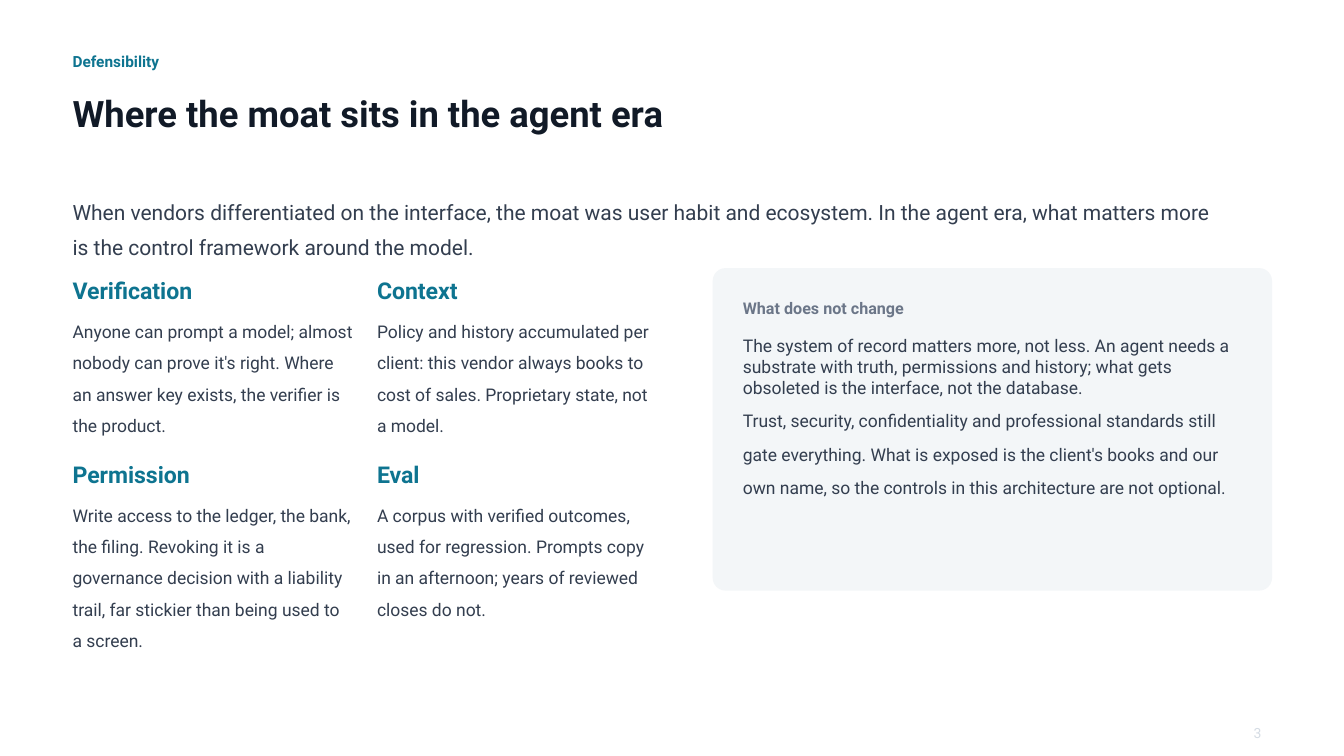
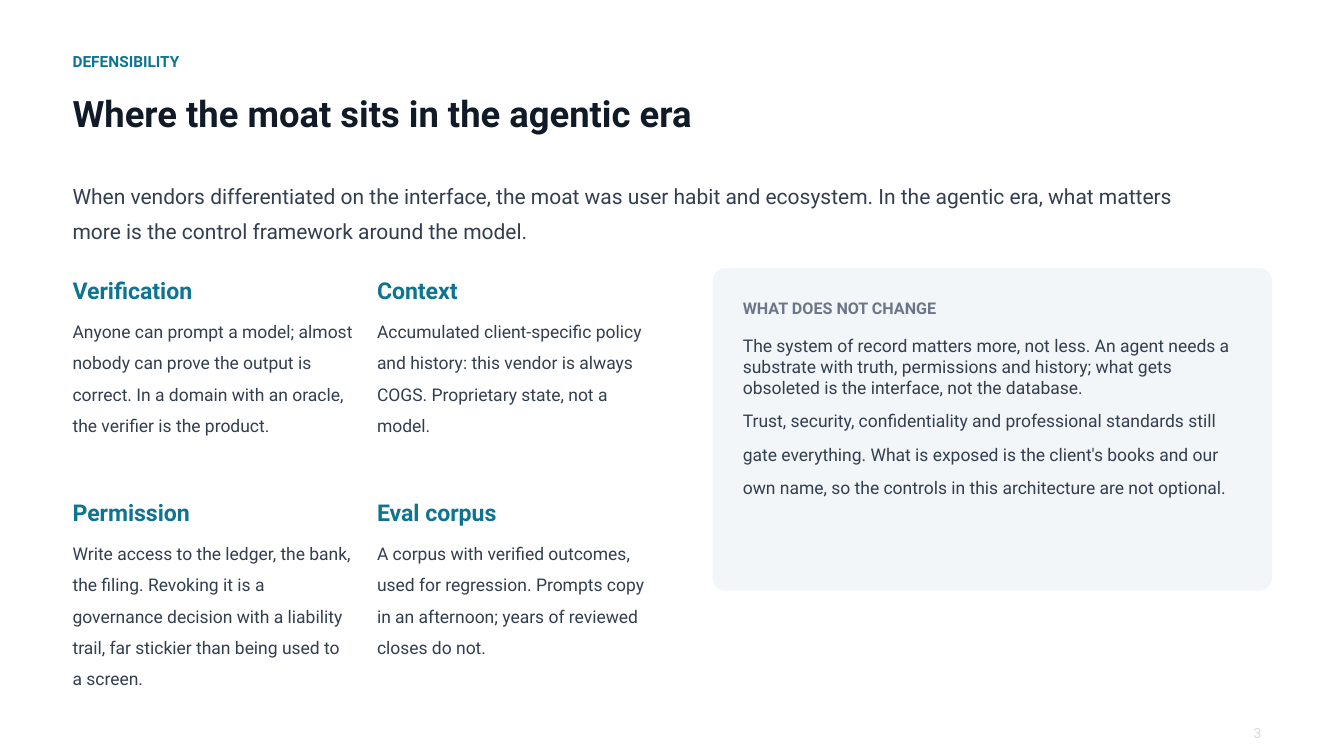
Before and after one commit to cllu/aimi-accounting-software-proposal, a slide deck: slide 4 of agent-native-accounting-deck.pptx. Drawn at 1344x756 pixels with LibreOffice and Linux fonts; fonts in the diff are those of the drawing. Boxes give left, top, right and bottom in pixels: in the first picture for what was removed or moved away, otherwise in the second. Text is boxed around its words. In the diff, an @@ line names an element or a change of style, - is before the commit and + after.

Commit message:
Update wording

```diff
--- a/agent-native-accounting-deck.pptx
+++ b/agent-native-accounting-deck.pptx
@@ text at [73, 56, 180, 67]: text changed @@
-Defensibility
+DEFENSIBILITY
@@ text at [73, 99, 692, 135]: text changed @@
-Where the moat sits in the agent era
+Where the moat sits in the agentic era
@@ text at [73, 188, 1172, 239]: text changed @@
-When vendors differentiated on the interface, the moat was user habit and ecosystem. In the agent era, what matters more is the control framework around the model.
+When vendors differentiated on the interface, the moat was user habit and ecosystem. In the agentic era, what matters more is the control framework around the model.
@@ text at [73, 325, 353, 436]: text changed @@
-Anyone can prompt a model; almost nobody can prove it's right. Where an answer key exists, the verifier is the product.
+Anyone can prompt a model; almost nobody can prove the output is correct. In a domain with an oracle, the verifier is the product.
@@ text at [377, 324, 642, 405]: text changed @@
-Policy and history accumulated per client: this vendor always books to cost of sales. Proprietary state, not a model.
+Accumulated client-specific policy and history: this vendor is always COGS. Proprietary state, not a model.
@@ text at [743, 302, 936, 314]: text changed @@
-What does not change
+WHAT DOES NOT CHANGE
@@ text at [377, 503, 496, 526]: text changed @@
-Eval
+Eval corpus
@@ 3 texts: place and size @@
-3 texts at [73, 466, 644, 647]
+3 texts at [73, 504, 644, 685]
```
Also in this commit, not shown: 9 other slides changed.
